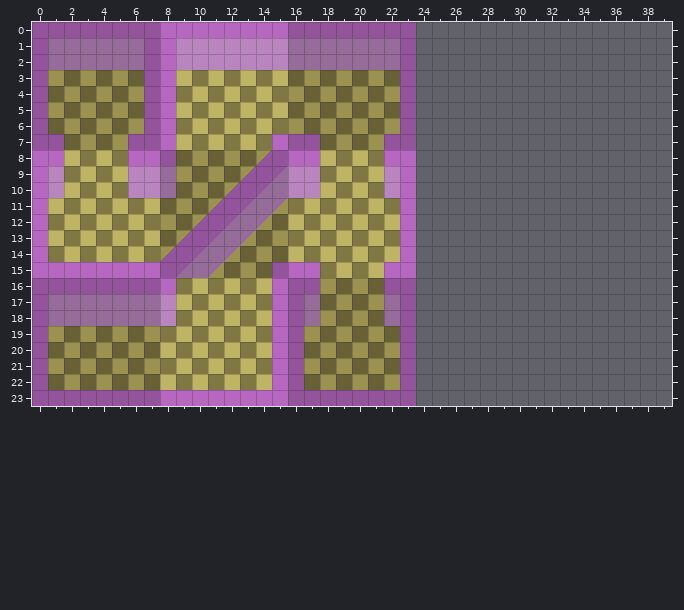
Tiled map -- sdk/examples/sandwich/sandbox.tmx. This is how it looked before the edit.
Cells are 16x16 px. Shown: x 0..39, y 0..23. The old version is drawn lined up with the new one.
Once edited:
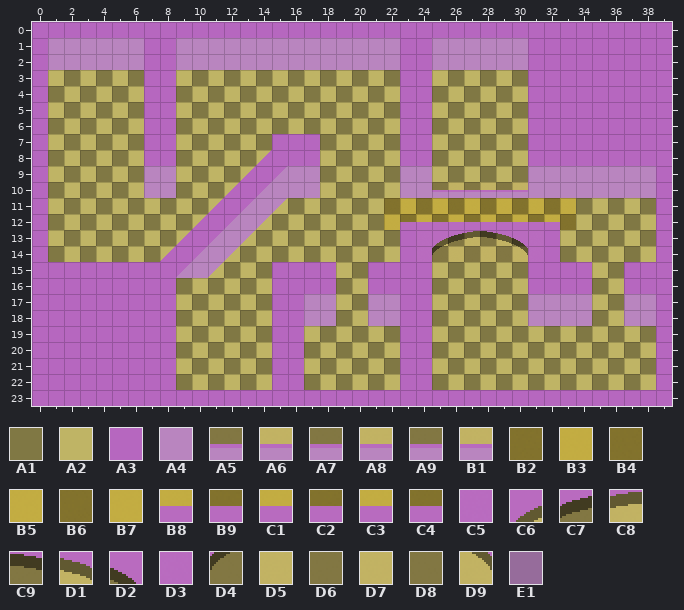
Key: from "sandbox": A1 0, A2 1, A3 2, A4 3, A5 17, A6 18, A7 19, A8 20, A9 21, B1 22, B2 24, B3 25, B4 26, B5 27, B6 28, B7 29, B8 32, B9 33, C1 34, C2 35, C3 36, C4 37, C5 40, C6 41, C7 42, C8 43, C9 44, D1 45, D2 46, D3 48, D4 49, D5 50, D6 51, D7 52, D8 53, D9 54, E1 63.
__ is an empty cell.
Tiles replaced or removed in this view: A1, A2, A3, A4, E1.
See-through tiles are keyed as they look on the map.
What changed:
Changed rows in their new state; .. is an unchanged cell.
map size 24x24 -> 40x24 cells
Layer "background":
first column x 1:
 0 .. .. .. .. .. .. .. .. .. .. .. .. .. .. .. .. .. .. .. .. .. .. .. A3 A3 A3 A3 A3 A3 A3 A3 A3 A3 A3 A3 A3 A3 A3 A3
 1 .. .. .. .. .. .. .. .. .. .. .. .. .. .. .. .. .. .. .. .. .. .. .. A3 A4 A4 A4 A4 A4 A4 A3 A3 A3 A3 A3 A3 A3 A3 A3
 2 .. .. .. .. .. .. .. .. .. .. .. .. .. .. .. .. .. .. .. .. .. .. .. A3 A4 A4 A4 A4 A4 A4 A3 A3 A3 A3 A3 A3 A3 A3 A3
 3 .. .. .. .. .. .. .. .. .. .. .. .. .. .. .. .. .. .. .. .. .. .. .. A3 A2 A1 A2 A1 A2 A1 A3 A3 A3 A3 A3 A3 A3 A3 A3
 4 .. .. .. .. .. .. .. .. .. .. .. .. .. .. .. .. .. .. .. .. .. .. .. A3 A1 A2 A1 A2 A1 A2 A3 A3 A3 A3 A3 A3 A3 A3 A3
 5 .. .. .. .. .. .. .. .. .. .. .. .. .. .. .. .. .. .. .. .. .. .. .. A3 A2 A1 A2 A1 A2 A1 A3 A3 A3 A3 A3 A3 A3 A3 A3
 6 .. .. .. .. .. .. .. .. .. .. .. .. .. .. .. .. .. .. .. .. .. .. .. A3 A1 A2 A1 A2 A1 A2 A3 A3 A3 A3 A3 A3 A3 A3 A3
 7 A2 .. .. .. .. A1 .. .. .. .. .. .. .. .. .. .. .. .. .. .. .. A1 .. A3 A2 A1 A2 A1 A2 A1 A3 A3 A3 A3 A3 A3 A3 A3 A3
 8 A1 .. .. .. .. A2 .. .. .. .. .. .. .. .. .. .. .. .. .. .. .. A2 .. A3 A1 A2 A1 A2 A1 A2 A3 A3 A3 A3 A3 A3 A3 A3 A3
 9 A2 .. .. .. .. A1 .. .. .. .. .. .. .. .. .. .. .. .. .. .. .. A1 A4 A4 A2 A1 A2 A1 A2 A1 A4 A4 A4 A4 A4 A4 A4 A4 A3
10 A1 .. .. .. .. A2 .. .. .. .. .. .. .. .. .. .. .. .. .. .. .. A2 A4 A4 A5 A6 A7 A8 A9 B1 A4 A4 A4 A4 A4 A4 A4 A4 A3
11 .. .. .. .. .. .. .. .. .. .. .. .. .. .. .. .. .. .. .. .. .. B2 B3 B2 B3 B4 B5 B6 B7 B2 B3 B2 B3 A1 A2 A1 A2 A1 A3
12 .. .. .. .. .. .. .. .. .. .. .. .. .. .. .. .. .. .. .. .. .. B3 B9 B8 B9 C1 C2 C3 C4 B8 B9 B8 B2 A2 A1 A2 A1 A2 A3
13 .. .. .. .. .. .. .. .. .. .. .. .. .. .. .. .. .. .. .. .. .. .. .. C5 C6 C7 C8 C9 D1 D2 C5 A3 A2 A1 A2 A1 A2 A1 A3
14 .. .. .. .. .. .. .. .. .. .. .. .. .. .. .. .. .. .. .. .. .. .. .. D3 D4 D5 D6 D7 D8 D9 D3 A3 A1 A2 A1 A2 A1 A2 A3
15 .. .. .. .. .. .. .. .. .. .. .. .. .. .. .. .. .. A3 .. .. A3 .. .. A3 A2 A1 A2 A1 A2 A1 A3 A3 A3 A3 A2 A1 A3 A3 A3
16 .. .. .. .. .. .. .. .. .. .. .. .. .. .. .. .. .. A3 .. .. A3 .. .. A3 A1 A2 A1 A2 A1 A2 A3 A3 A3 A3 A1 A2 A3 A3 A3
17 A3 A3 A3 A3 A3 A3 A3 A3 .. .. .. .. .. .. .. .. .. A4 .. .. A4 .. .. A3 A2 A1 A2 A1 A2 A1 A4 A4 A4 A4 A2 A1 A4 A4 A3
18 A3 A3 A3 A3 A3 A3 A3 A3 .. .. .. .. .. .. .. .. .. A4 .. .. A4 .. .. A3 A1 A2 A1 A2 A1 A2 A4 A4 A4 A4 A1 A2 A4 A4 A3
19 A3 A3 A3 A3 A3 A3 A3 A3 .. .. .. .. .. .. .. .. .. .. .. .. .. .. .. A3 A2 A1 A2 A1 A2 A1 A2 A1 A2 A1 A2 A1 A2 A1 A3
20 A3 A3 A3 A3 A3 A3 A3 A3 .. .. .. .. .. .. .. .. .. .. .. .. .. .. .. A3 A1 A2 A1 A2 A1 A2 A1 A2 A1 A2 A1 A2 A1 A2 A3
21 A3 A3 A3 A3 A3 A3 A3 A3 .. .. .. .. .. .. .. .. .. .. .. .. .. .. .. A3 A2 A1 A2 A1 A2 A1 A2 A1 A2 A1 A2 A1 A2 A1 A3
22 A3 A3 A3 A3 A3 A3 A3 A3 .. .. .. .. .. .. .. .. .. .. .. .. .. .. .. A3 A1 A2 A1 A2 A1 A2 A1 A2 A1 A2 A1 A2 A1 A2 A3
23 .. .. .. .. .. .. .. .. .. .. .. .. .. .. .. .. .. .. .. .. .. .. .. A3 A3 A3 A3 A3 A3 A3 A3 A3 A3 A3 A3 A3 A3 A3 A3
Layer "grid" (now hidden):
first column x 0:
 0 __ __ __ __ __ __ __ __ .. .. .. .. .. .. .. .. __ __ __ __ __ __ __ __
 1 __ __ __ __ __ __ __ __ .. .. .. .. .. .. .. .. __ __ __ __ __ __ __ __
 2 __ __ __ __ __ __ __ __ .. .. .. .. .. .. .. .. __ __ __ __ __ __ __ __
 3 __ __ __ __ __ __ __ __ .. .. .. .. .. .. .. .. __ __ __ __ __ __ __ __
 4 __ __ __ __ __ __ __ __ .. .. .. .. .. .. .. .. __ __ __ __ __ __ __ __
 5 __ __ __ __ __ __ __ __ .. .. .. .. .. .. .. .. __ __ __ __ __ __ __ __
 6 __ __ __ __ __ __ __ __ .. .. .. .. .. .. .. .. __ __ __ __ __ __ __ __
 7 __ __ __ __ __ __ __ __ .. .. .. .. .. .. .. .. __ __ __ __ __ __ __ __
 8 .. .. .. .. .. .. .. .. __ __ __ __ __ __ __ __ .. .. .. .. .. .. .. ..
 9 .. .. .. .. .. .. .. .. __ __ __ __ __ __ __ __ .. .. .. .. .. .. .. ..
10 .. .. .. .. .. .. .. .. __ __ __ __ __ __ __ __ .. .. .. .. .. .. .. ..
11 .. .. .. .. .. .. .. .. __ __ __ __ __ __ __ __ .. .. .. .. .. .. .. ..
12 .. .. .. .. .. .. .. .. __ __ __ __ __ __ __ __ .. .. .. .. .. .. .. ..
13 .. .. .. .. .. .. .. .. __ __ __ __ __ __ __ __ .. .. .. .. .. .. .. ..
14 .. .. .. .. .. .. .. .. __ __ __ __ __ __ __ __ .. .. .. .. .. .. .. ..
15 .. .. .. .. .. .. .. .. __ __ __ __ __ __ __ __ .. .. .. .. .. .. .. ..
16 __ __ __ __ __ __ __ __ .. .. .. .. .. .. .. .. __ __ __ __ __ __ __ __
17 __ __ __ __ __ __ __ __ .. .. .. .. .. .. .. .. __ __ __ __ __ __ __ __
18 __ __ __ __ __ __ __ __ .. .. .. .. .. .. .. .. __ __ __ __ __ __ __ __
19 __ __ __ __ __ __ __ __ .. .. .. .. .. .. .. .. __ __ __ __ __ __ __ __
20 __ __ __ __ __ __ __ __ .. .. .. .. .. .. .. .. __ __ __ __ __ __ __ __
21 __ __ __ __ __ __ __ __ .. .. .. .. .. .. .. .. __ __ __ __ __ __ __ __
22 __ __ __ __ __ __ __ __ .. .. .. .. .. .. .. .. __ __ __ __ __ __ __ __
23 __ __ __ __ __ __ __ __ .. .. .. .. .. .. .. .. __ __ __ __ __ __ __ __
Pixel boxes of the changes (left, top, right, bottom) in both pictures:
changed: (32, 22, 672, 406)
